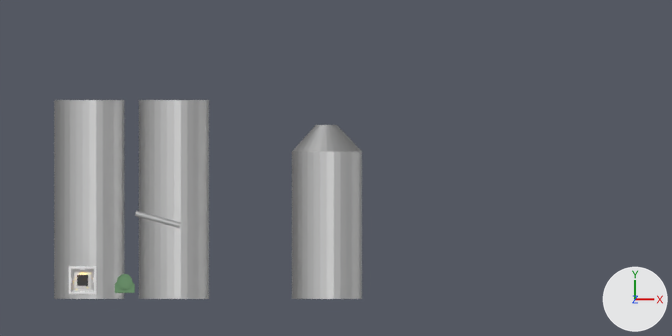
A saved change to the Blender file resources/blender/game_objects.blend.
Both versions are drawn from the file's camera 'Camera.008'. The lights are fixed; the arrows at lower right show +X, +Y and +Z. The same objects are shown in both versions, whatever each file hides.
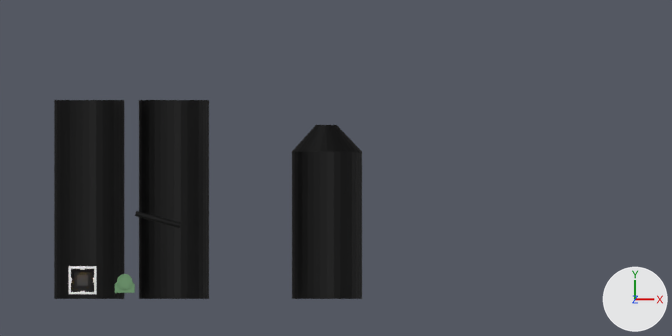
Where the newer file only moved an object's origin or applied its transform, the numbers keep the older frame.

What changed in the scene script:
```text
Change mat_material_007:
    mat_material_007.base_color: (0.61, 0.61, 0.61) -> (0.02, 0.02, 0.02)  # light grey #cdcdcd -> black #272727
```

Boxes (x1, y1, x2, y2) around the edits, measured in the pictures (672 x 336 px):
'Cylinder.003', recoloured (grey to black): (139, 100, 209, 299) in both
'Cylinder.002', recoloured (grey to black): (54, 100, 124, 299) in both
'Cylinder.004', recoloured (grey to black): (292, 125, 362, 299) in both
'Cube.012', recoloured (grey to black): (69, 266, 97, 294) in both
'Circle.003', recoloured (grey to black): (135, 211, 181, 228) in both
